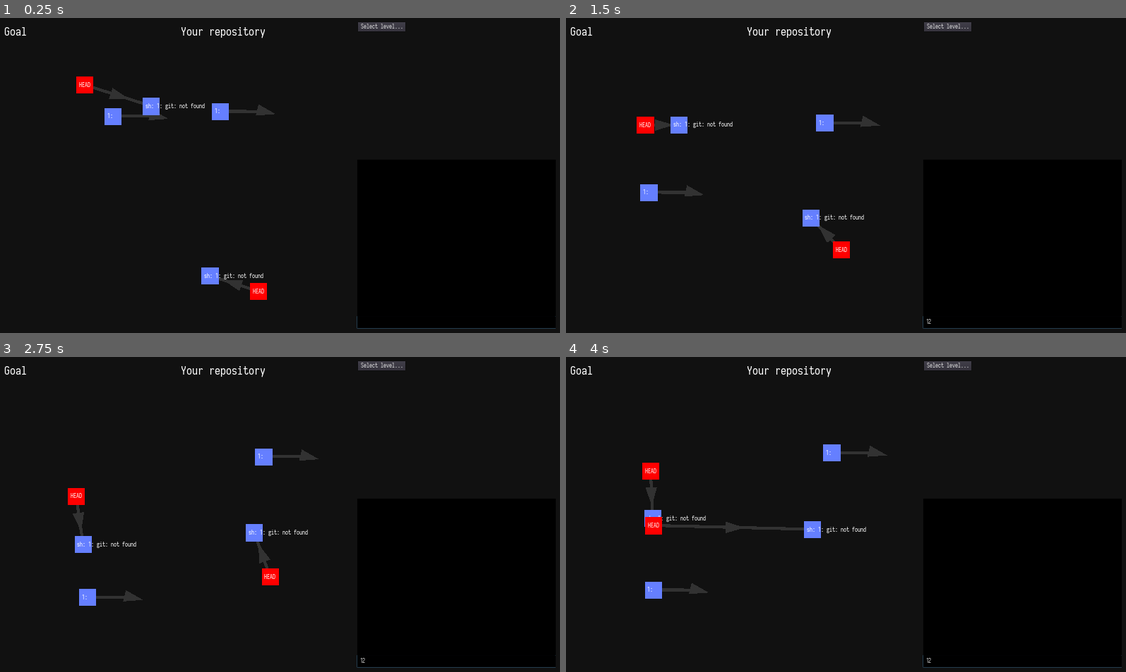
Above: before the commit, frames 1-4 (two rows, left to right).
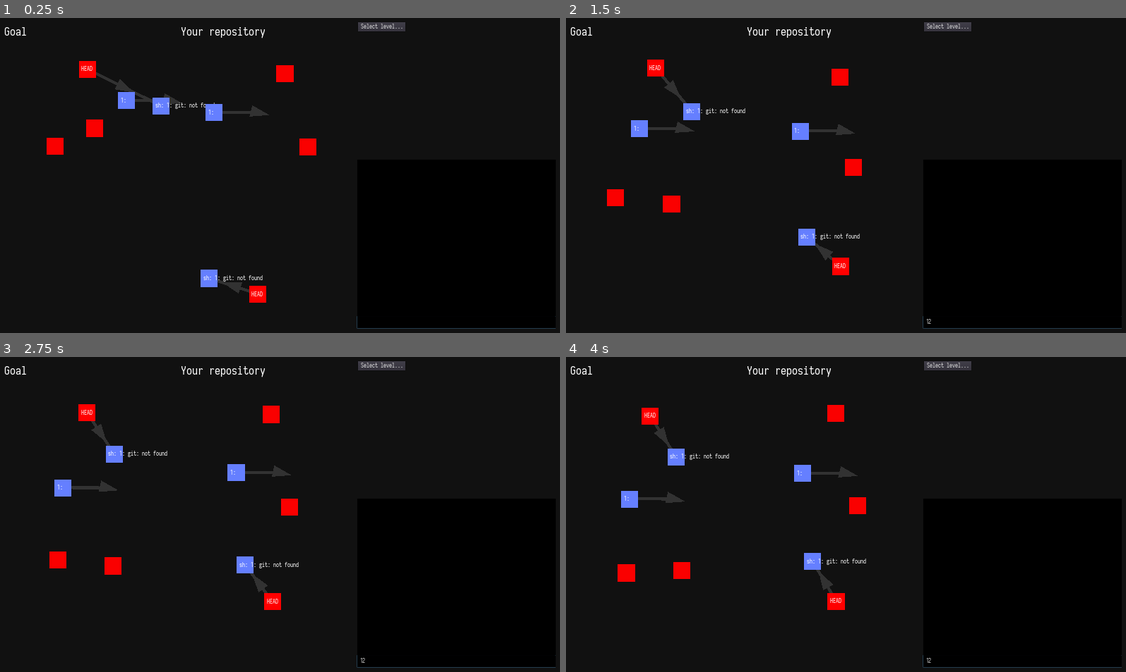
Above: after the commit, the same moments.

Repository: git-learning-game/oh-my-git
Game: Godot game, scene res://main.tscn
Two runs of this game, one before a commit and one after it. Both use one fixed random seed, a clock stepped at 60 frames per second and the inputs below.
Inputs (mouse positions are in pixels of both pictures, inside the frame that each line leads up to):
- Up to frame 1 (0.25 s): no input
- Up to frame 2 (1.5 s): click (1019, 323) at 0.52 s; type "12" at 0.6 s; drag from (644, 96) to (650, 184) at 1.27 s
- Up to frame 3 (2.75 s): drag from (100, 464) to (84, 564) at 2.02 s
- Up to frame 4 (4 s): move the mouse to (655, 596) at 2.77 s; hold Right (right) 2.78-3.5 s; click (655, 596) at 2.85 s; drag from (834, 574) to (650, 523) at 3.52 s

The runs differ from the first frame. In frame 1, 2.5% of the frame differs, in the area x 8-57%, y 13-91%; in frame 2, 3.4%; in frame 3, 3.6%; in frame 4, 3.7%, in the area x 9-58%, y 15-81%.

Commit message:
Introduce Shell class with a `cd` method and a `run` method
game.exec is now the only point in the code that calls OS.execute.
shell.run is the only point that refers to /bin/sh.

Diff:
--- a/game.gd
+++ b/game.gd
@@ -1,65 +1,27 @@
 extends Node
 
-var _file = "user://savegame.json"
-var state = {}
+var cwd
 
 func _ready():
-	load_state()
+	cwd = exec("pwd", [], true)
 
-func _initial_state():
-	return {}
+# Run a simple command with arguments, blocking, using OS.execute.
+func exec(command, args=[], remote_trailing_newline=false):
+	var debug = false
+	if debug:
+		print("game.exec: %s [%s]" % [command, PoolStringArray(args).join(", ")])
 
-func save_state() -> bool:
-	var savegame = File.new()
+	var output = []
+	OS.execute(command, args, true, output, true)
+	output = output[0]
 
-	savegame.open(_file, File.WRITE)
-	savegame.store_line(to_json(state))
-	savegame.close()
-	return true
+	if debug:
+		print(output)
 
-func load_state() -> bool:
-	var savegame = File.new()
-	if not savegame.file_exists(_file):
-		return false
+	if remote_trailing_newline:
+		output = output.substr(0,len(output)-1)
 
-	savegame.open(_file, File.READ)
-
-	state = _initial_state()
-	var new_state = parse_json(savegame.get_line())
-	for key in new_state:
-		state[key] = new_state[key]
-	savegame.close()
-	return true
-
-# Run a simple command given as a string, blocking, using execute.
-func run(command):
-	print("run: "+command)
-	var output = []
-	OS.execute(command, [], true, output, true)
-	# Remove trailing newline.
-	return output[0].substr(0,len(output[0])-1)
-
-func sh(command, wd="/tmp/"):
-	print("sh in "+wd+": "+command)
-	var cwd = game.run("pwd")
-	var output = []
-
-	var hacky_command = command
-	hacky_command = "cd '"+wd+"';"+hacky_command
-	hacky_command = "export EDITOR=fake-editor;"+hacky_command
-	hacky_command = "export PATH=\"$PATH\":"+cwd+"/scripts;"+hacky_command
-	OS.execute("/bin/sh", ["-c",  hacky_command], true, output, true)
-	return output[0]
-
-func script(filename, wd="/tmp/"):
-	print("sh script in "+wd+": "+filename)
-	var cwd = game.run("pwd")
-	var output = []
-
-	var hacky_command = "/bin/sh " + filename
-	hacky_command = "cd '"+wd+"';"+hacky_command
-	OS.execute("/bin/sh", ["-c", hacky_command], true, output, true)
-	return output[0]
+	return output
 
 func read_file(path):
 	print("read "+path)
--- a/main.gd
+++ b/main.gd
@@ -46,9 +46,8 @@
 	var levels = list_levels()
 
 	var level = levels[id]
-	var cwd = game.run("pwd")
 	var tmp_prefix = "/tmp/"
-	var level_prefix = cwd + "/levels/"
+	var level_prefix = game.cwd + "/levels/"
 
 	var goal_repository_path = tmp_prefix+"goal/"
 	var active_repository_path = tmp_prefix+"active/"
@@ -58,8 +57,19 @@
 	var description = game.read_file(level_prefix+level+"/description")
 	$LevelDescription.bbcode_text = description
 
-	OS.execute("rm", ["-r", active_repository_path], true)
-	OS.execute("rm", ["-r", goal_repository_path], true)
+	# Danger zone! We're actually destroying stuff here.
+	# Make sure that active_repository is in a temporary directory.
+	var expected_prefix = "/tmp"
+	if active_repository_path.substr(0,4) != expected_prefix:
+		push_error("Refusing to delete a directory that does not start with %s" % expected_prefix)
+		get_tree().quit()
+	if goal_repository_path.substr(0,4) != expected_prefix:
+		push_error("Refusing to delete a directory that does not start with %s" % expected_prefix)
+		get_tree().quit()
+
+	game.exec("rm", ["-r", active_repository_path])
+	game.exec("rm", ["-r", goal_repository_path])
+
 	construct_repo(goal_script, goal_repository_path)
 	construct_repo(active_script, active_repository_path)
 
@@ -67,41 +77,16 @@
 	active_repository.path = active_repository_path
 
 func construct_repo(script, path):
-	print(path)
-	game.sh("mkdir "+path)
-	game.sh("git init", path)
-	print(game.script(script, path))
-	#var commands = game.read_file(script).split("\n")
-	#print(commands)
-	#for command in commands:
-	#    print(command)
-	#    game.sh(command, path)
+	var shell = Shell.new()
+	shell.run("mkdir " + path)
+	shell.cd(path)
+	shell.run("git init")
+	print(shell.run("source "+script))
 
 func _process(delta):
 	if server.is_connection_available():
 		client_connection = server.take_connection()
 		read_commit_message()
-#	if true or get_global_mouse_position().x < get_viewport_rect().size.x*0.7:
-#		if Input.is_action_just_pressed("click"):
-#			var mindist = 9999999
-#			for o in objects.values():
-#				var d = o.position.distance_to(get_global_mouse_position())
-#				if d < mindist:
-#					mindist = d
-#					dragged = o
-#		if Input.is_action_just_released("click"):
-#				dragged = null
-#		if dragged:
-#			dragged.position = get_global_mouse_position()
-
-#func run(command):
-#	var a = command.split(" ")
-#	var cmd = a[0]
-#	a.remove(0)
-#	var output = []
-#	OS.execute(cmd, a, true, output, true)
-#	print(command)
-#	print(output[0])
 
 func read_commit_message():
 	$CommitMessage.show()
--- a/project.godot
+++ b/project.godot
@@ -8,9 +8,14 @@
 
 config_version=4
 
-_global_script_classes=[  ]
+_global_script_classes=[ {
+"base": "Node",
+"class": "Shell",
+"language": "GDScript",
+"path": "res://shell.gd"
+} ]
 _global_script_class_icons={
-
+"Shell": ""
 }
 
 [application]
@@ -60,3 +65,10 @@
 "events": [ Object(InputEventMouseButton,"resource_local_to_scene":false,"resource_name":"","device":0,"alt":false,"shi …(212 unchanged characters)…
  ]
 }
+
+[network]
+
+limits/debugger_stdout/max_chars_per_second=100000
+limits/debugger_stdout/max_messages_per_frame=1000
+limits/debugger_stdout/max_errors_per_second=1000
+limits/debugger_stdout/max_warnings_per_second=1000
--- a/repository.gd
+++ b/repository.gd
@@ -2,9 +2,11 @@
 
 export var label: String setget set_label
 export var path: String setget set_path, get_path
+
+var node = preload("res://node.tscn")
+
+var shell = Shell.new()
 var objects = {}
-
-var node = preload("res://node.tscn")
 
 func _ready():
 	pass
@@ -21,6 +23,7 @@
 
 func set_path(new_path):
 	path = new_path
+	shell.cd(new_path)
 	for o in objects.values():
 		o.queue_free()
 	objects = {}
@@ -109,13 +112,7 @@
 		o.position -= dir*f
 
 func git(args, splitlines = false):
-	var output = []
-	var a = args.split(" ")
-	#print ("Running: ", a)
-	a.insert(0, "-C")
-	a.insert(1, path)
-	OS.execute("git", a, true, output, true)
-	var o = output[0]
+	var o = shell.run("git " + args)
 
 	if splitlines:
 		o = o.split("\n")
@@ -150,7 +147,7 @@
 		add_child(n2)
 
 func all_objects():
-	return git("cat-file --batch-check=%(objectname) --batch-all-objects", true)
+	return git("cat-file --batch-check='%(objectname)' --batch-all-objects", true)
 
 func object_type(id):
 	return git("cat-file -t "+id)
--- /dev/null
+++ b/shell.gd
@@ -0,0 +1,35 @@
+extends Node
+class_name Shell
+
+var _cwd
+
+func _init():
+	pass
+
+func cd(dir):
+	_cwd = dir
+
+# Run a shell command given as a string. Run this if you're interested in the
+# output of the command.
+func run(command):
+	var debug = true
+
+	if debug:
+		print("$ %s" % command)
+
+	var env = {}
+	env["EDITOR"] = game.cwd+"/scripts/fake-editor"
+	env["TEST"] = "hi"
+
+	var hacky_command = ""
+	for variable in env:
+		hacky_command += "export %s='%s';" % [variable, env[variable]]
+	hacky_command += "cd '%s';" % _cwd
+	hacky_command += command
+
+	var output = game.exec("/bin/sh", ["-c",  hacky_command])
+
+	if debug:
+		print(output)
+
+	return output
--- a/terminal.gd
+++ b/terminal.gd
@@ -7,6 +7,7 @@
 
 onready var input = $Control/Input
 onready var output = $Control/Output
+onready var repo = $"../Repositories/ActiveRepository"
 
 func _input(event):
 	if history.size() > 0:
@@ -32,9 +33,8 @@
 	thread.start(self, "run_command_in_a_thread", command)
 
 func run_command_in_a_thread(command):
-	var o = game.sh(command, "/tmp/active")
+	var o = repo.shell.run(command)
 
 	input.text = ""
 	output.text = output.text + "$ " + command + "\n" + o
-	#output.scroll_vertical = 999999
-	$"../Repositories/ActiveRepository".update_everything() # FIXME
+	repo.update_everything() # FIXME
